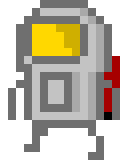
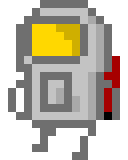
Layers edited between the first and the second (128, 160) image:
showed "walk 3 (200ms)", painted on it over [8, 8, 104, 160]
hid "walk 1 (200ms)", painted on it over [8, 8, 104, 160]
